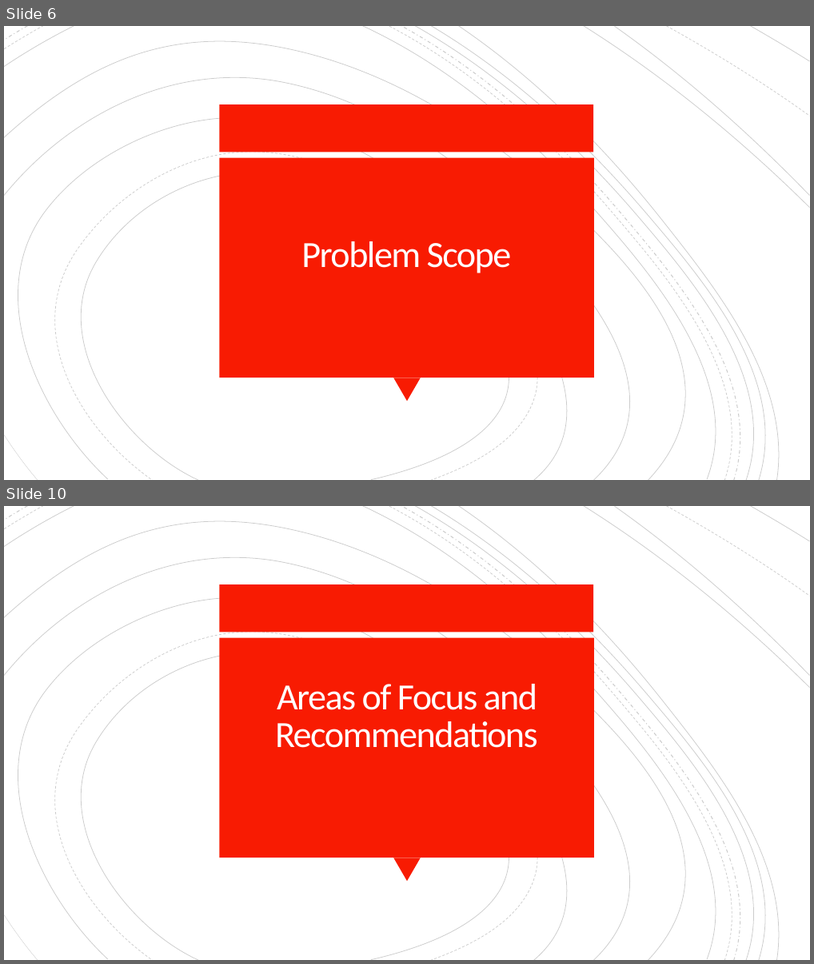
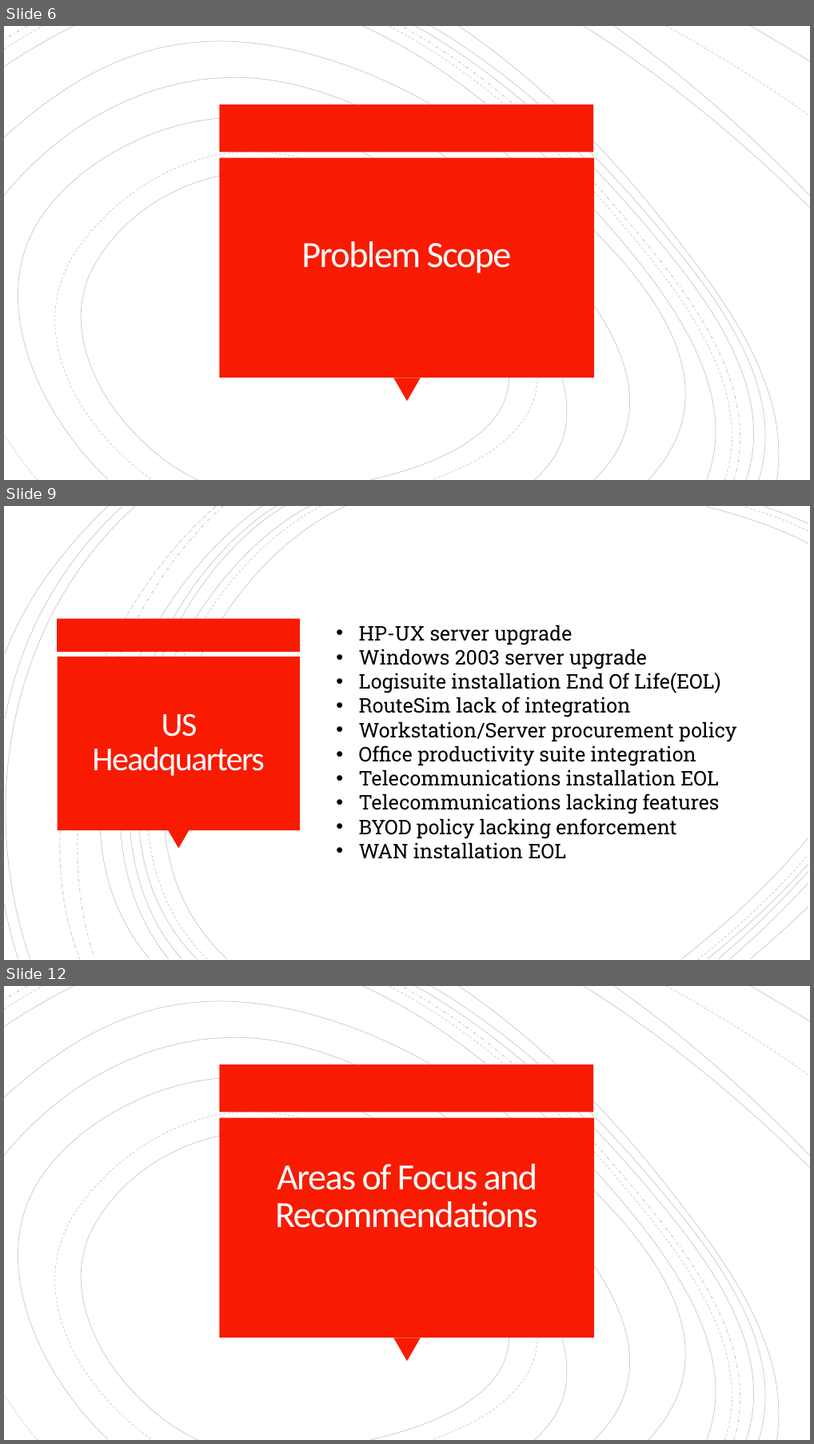
Before and after one commit to Chad-Ballay/Cybersecurity-work-class, a slide deck: classes/CIS312/project/outline_week6.pptx. Shown one above the other, each under a label of ours: slides 6 and 10 before the commit, slides 6, 9 and 12 after it; the slides between them are not shown. The pictures are 814x964 and 814x1444 pixels, drawn with LibreOffice and Linux fonts; fonts in the diff are those of the drawing. Boxes give left, top, right and bottom in pixels: in the first picture for what was removed or moved away, otherwise in the second. Text is boxed around its words. In the diff, an @@ line names an element or a change of style, - is before the commit and + after.

```diff
--- a/classes/CIS312/project/outline_week6.pptx
+++ b/classes/CIS312/project/outline_week6.pptx
@@ slide 9 added at box(4, 506, 810, 960), background #FFFFFF @@
@@ group added at box(4, 506, 809, 960): 21 freeform shapes @@
@@ rectangle added at box(58, 619, 301, 652), fill #F81B02 @@
@@ text added at box(359, 624, 737, 859), 24 pt, text #000000 @@
+• HP-UX server upgrade
+• Windows 2003 server upgrade
+• Logisuite installation End Of Life(EOL)
+• RouteSim lack of integration
+• Workstation/Server procurement policy
+• Office productivity suite integration
+• Telecommunications installation EOL
+• Telecommunications lacking features
+• BYOD policy lacking enforcement
+• WAN installation EOL
@@ rectangle added at box(58, 656, 300, 830), fill #F81B02 @@
@@ title added at box(92, 713, 264, 776), 40 pt, text #FFFEFF @@
+US Headquarters
@@ triangle added at box(168, 830, 189, 848), fill #F81B02 @@
@@ what was slide 10 is now slide 12 @@
```
Also in this commit, not shown: 10 slides changed, 3 other slides added, 2 slides removed, 8 other files.
